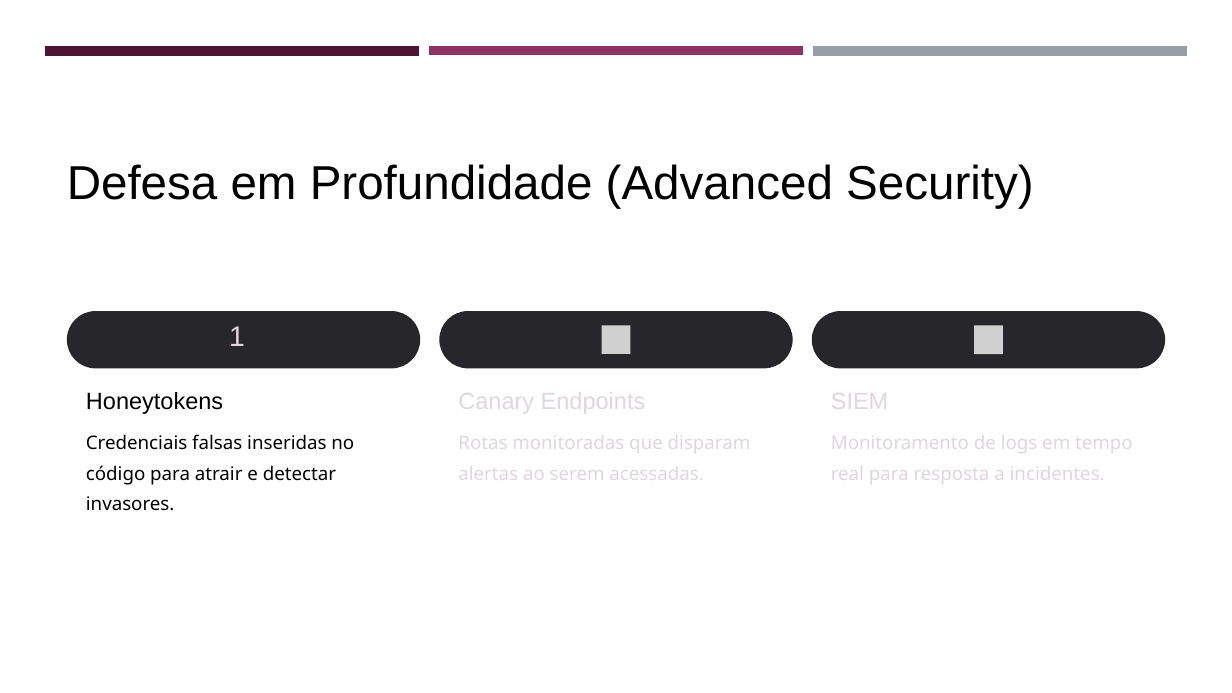
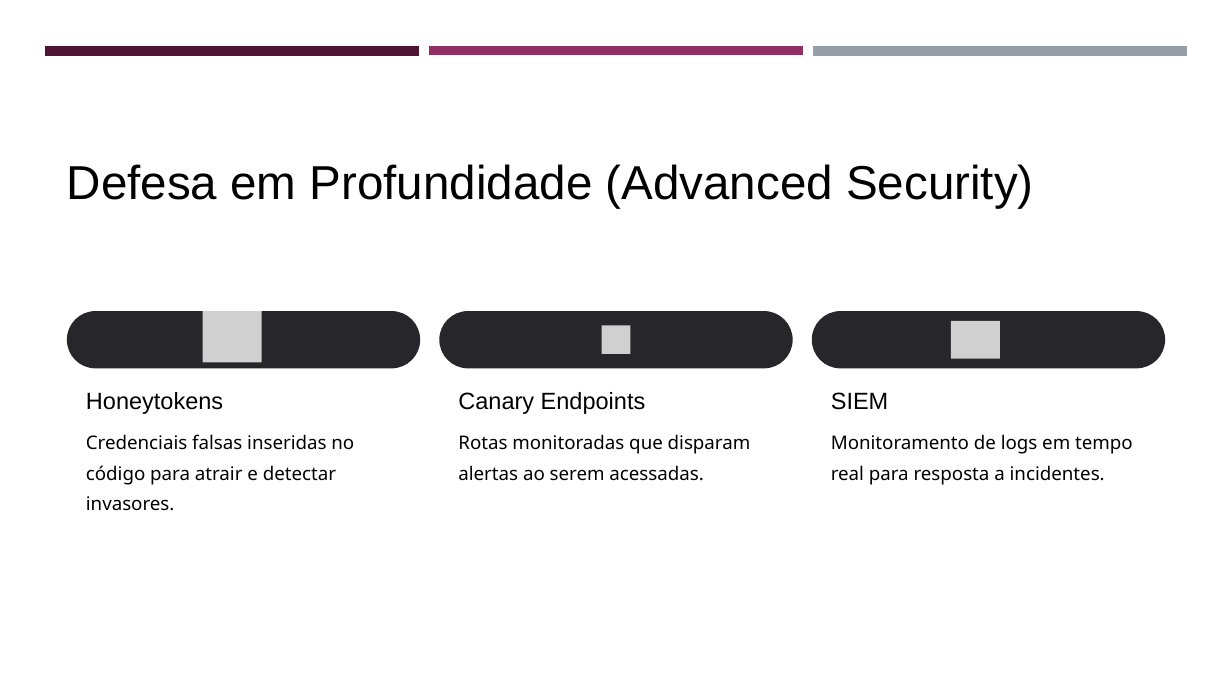
Before and after one commit to z12guilherme/gestao_atipicos, a slide deck: slide 12 of tcc/TCC - Slides.pptx. Drawn at 1232x693 pixels with LibreOffice and Linux fonts; fonts in the diff are those of the drawing; grey boxes stand for pictures. Boxes give left, top, right and bottom in pixels: in the first picture for what was removed or moved away, otherwise in the second. Text is boxed around its words. In the diff, an @@ line names an element or a change of style, - is before the commit and + after.

```diff
--- a/tcc/TCC - Slides.pptx
+++ b/tcc/TCC - Slides.pptx
@@ picture added at (203,311,262,362) @@
@@ text removed at (229,326,245,346) @@
-1
@@ picture added at (951,321,1000,359) @@
@@ picture removed at (974,325,1003,354) @@
@@ text colour #E0D6DE to #000000 in 4 elements at (458,392,646,414), (458,434,751,481), (831,392,888,410), (831,434,1133,485) @@
```
Also in this commit, not shown: 8 other slides changed, 1 slide added.
